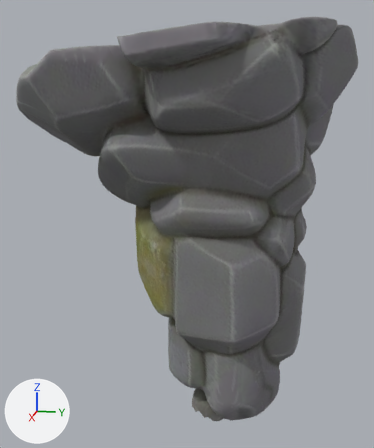
The glTF model Asset/Models/Character/StoneGolem/Gib_RightLeg.gltf: old version first, new version second.
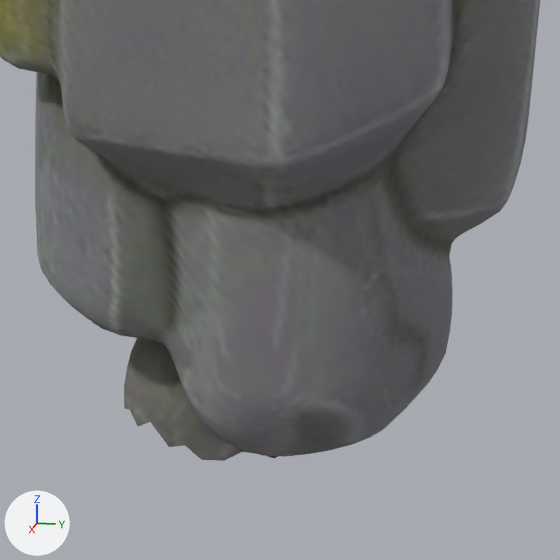
Old and new are each drawn whole from a 50 mm camera at (0.901, 0.118, 0.605) aimed at (0.02, -0.058, 0.384) and again close up on the part from 42% to 83% of the width and 67% to 100% of the height. The lights are fixed; the arrows at lower left show +X, +Y and +Z. The older version's two pictures come first. Vertices at exactly the same position are counted once.

Before the edit, the objects in view are built like this:
```python
me_gib_rightleg = bpy.data.meshes.new('Gib_RightLeg')
me_gib_rightleg.from_pydata(...)  # 11882 vertices, 23722 faces; spans x -0.189..0.247, y -0.336..0.209, z 0.011..0.701
me_gib_rightleg.materials.append(mat_stonegolem)  # picture img_base_color
ob_gib_rightleg = bpy.data.objects.new('Gib_RightLeg', me_gib_rightleg)
ob_gib_rightleg.location = (0.0, 0.0, 0.0)
```
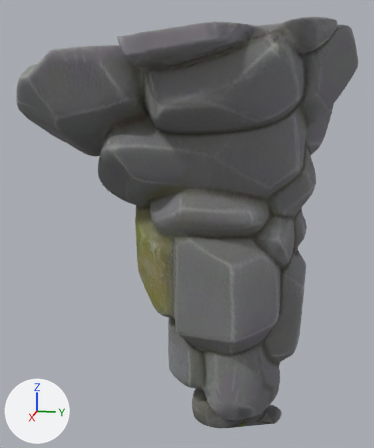
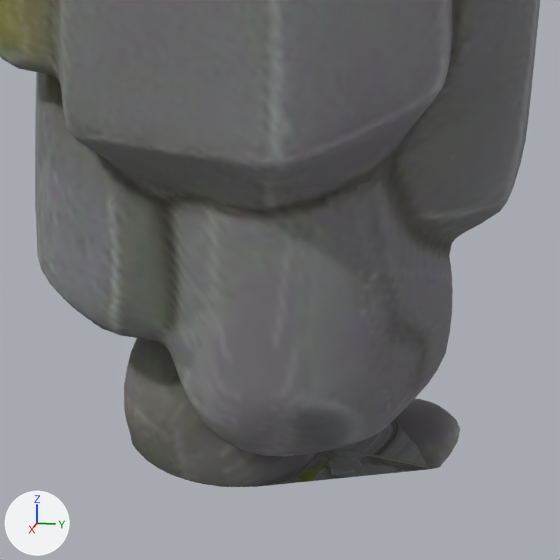
The change, as a list of edits to the scene's bpy script:
```text
Change me_gib_rightleg:
    used by ob_gib_rightleg; location = (0.0, 0.0, 0.0)
    remove me_gib_rightleg.from_pydata(...)  # 11882 vertices, 23722 faces; spans x -0.189..0.247, y -0.336..0.209, z 0.011..0.701
    add me_gib_rightleg.from_pydata(...)  # 12159 vertices, 24203 faces; spans x -0.189..0.247, y -0.336..0.209, z 0.0..0.701
    me_gib_rightleg part 1
    277 vertices are added at x -0.047..0.053, y -0.048..0.124, z 0.0..0.017
    481 new faces join them
```

What differs and where, as boxes (x1, y1, x2, y2) in the close-ups (560 x 560 px):
'Gib_RightLeg', reshaped
    before: (0, 0, 540, 461)
    after: (0, 0, 540, 487)
part 1 of me_gib_rightleg, added
    after: (124, 399, 460, 487)
